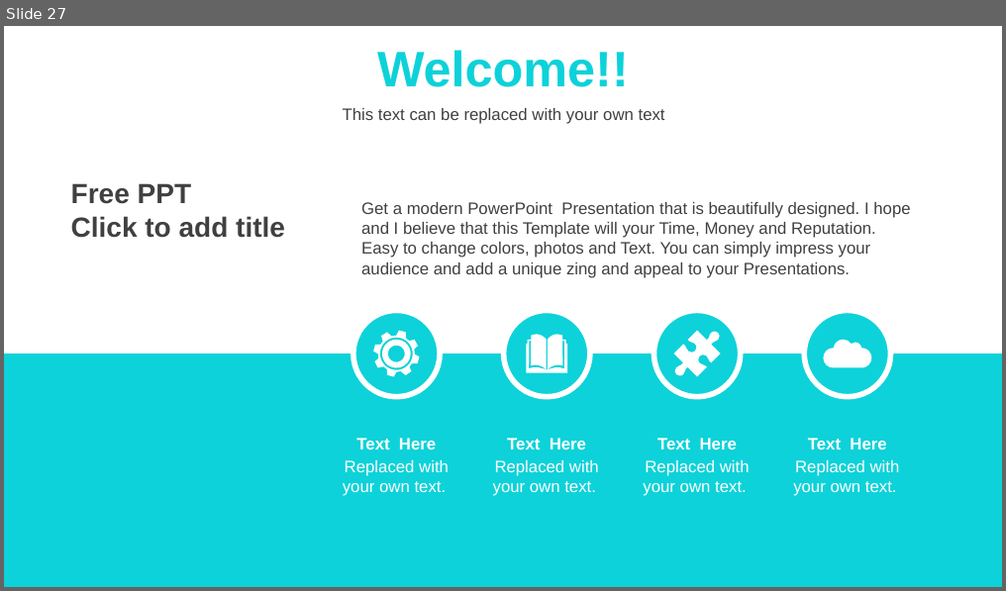
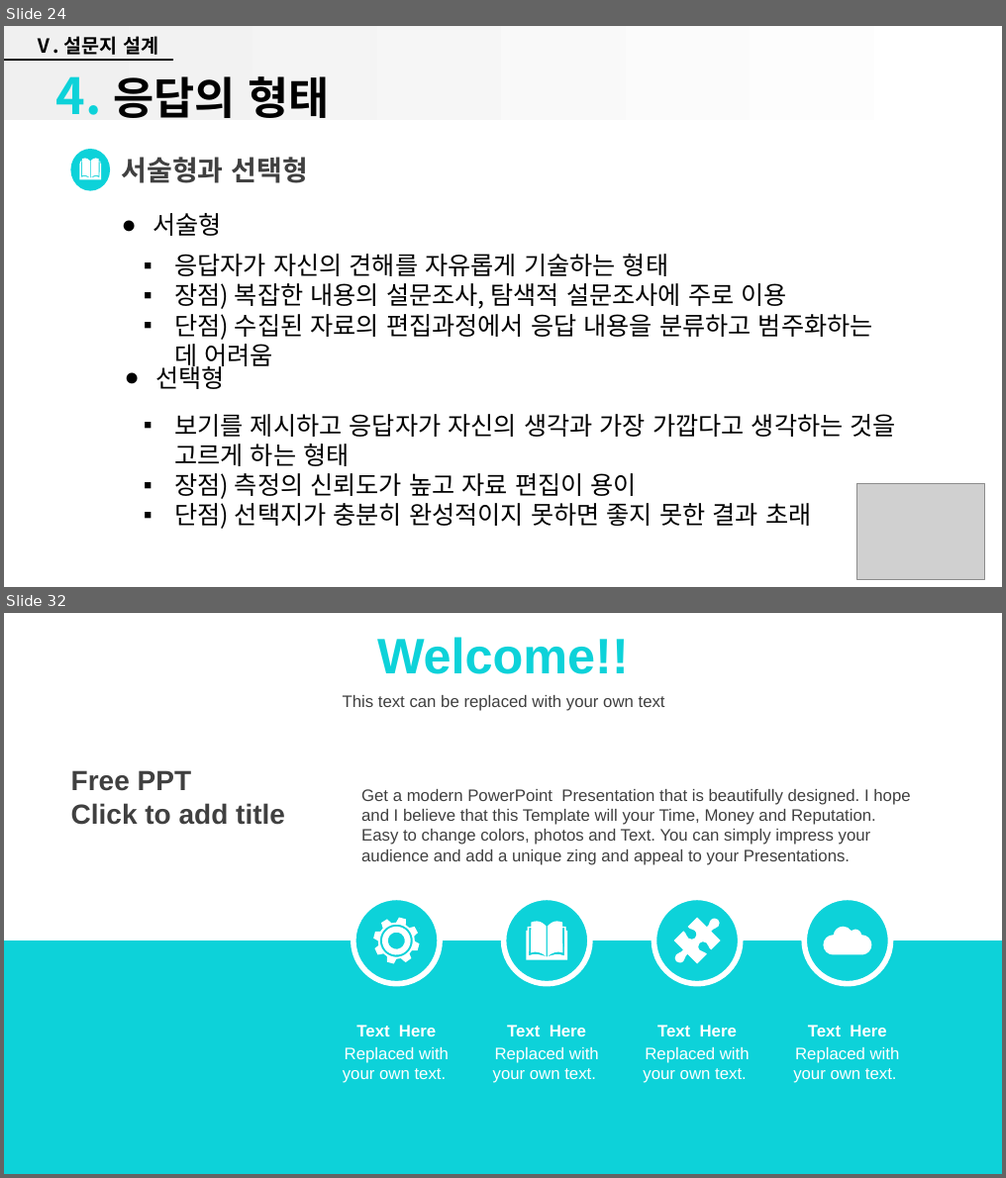
Before and after one commit to kyunleader/-, a slide deck: 과학교 2주차 발표자료.pptx. Shown one above the other, each under a label of ours: slide 27 before the commit, slides 24 and 32 after it; the slides between them are not shown. The pictures are 1006x591 and 1006x1178 pixels, drawn with LibreOffice and Linux fonts; fonts in the diff are those of the drawing; grey boxes stand for pictures; background and template pictures are left out. Boxes give left, top, right and bottom in pixels: in the first picture for what was removed or moved away, otherwise in the second. Text is boxed around its words. In the diff, an @@ line names an element or a change of style, - is before the commit and + after.

```diff
--- a/과학교 2주차 발표자료.pptx
+++ b/과학교 2주차 발표자료.pptx
@@ slide 24 added at (4,26,1002,587), background #FFFFFF @@
@@ rectangle added at (4,26,998,120), fill gradient #F0F0F0 to #FFFFFF @@
@@ text added at (34,36,158,55), 14 pt, text #000000, bold @@
+Ⅴ. 설문지 설계
@@ line added from (4, 59) to (172, 59), #000000 1.5 pt @@
@@ title added at (56,76,330,118), 32 pt, text #000000, bold @@
+4. 응답의 형태
@@ ellipse added at (71,149,110,190), fill #0DD2D9 @@
@@ freeform shape added at (80,158,102,179), fill #FFFFFF @@
@@ text added at (122,157,308,183), 20 pt, text #404040, bold @@
+서술형과 선택형
@@ text added at (152,213,222,236), 18 pt, text #000000 @@
+● 서술형
@@ text added at (174,254,873,340), 18 pt, text #000000 @@
+▪ 응답자가 자신의 견해를 자유롭게 기술하는 형태
+▪ 장점) 복잡한 내용의 설문조사, 탐색적 설문조사에 주로 이용
+▪ 단점) 수집된 자료의 편집과정에서 응답 내용을 분류하고 범주화하는 데 어려움
@@ text added at (155,362,225,389), 18 pt, text #000000 @@
+● 선택형
@@ text added at (174,414,896,529), 18 pt, text #000000 @@
+▪ 보기를 제시하고 응답자가 자신의 생각과 가장 가깝다고 생각하는 것을 고르게 하는 형태
+▪ 장점) 측정의 신뢰도가 높고 자료 편집이 용이
+▪ 단점) 선택지가 충분히 완성적이지 못하면 좋지 못한 결과 초래
@@ picture added at (856,484,985,579) @@
@@ what was slide 27 is now slide 32 @@
```
Also in this commit, not shown: 2 slides changed, 27 other slides added, 23 slides removed.
